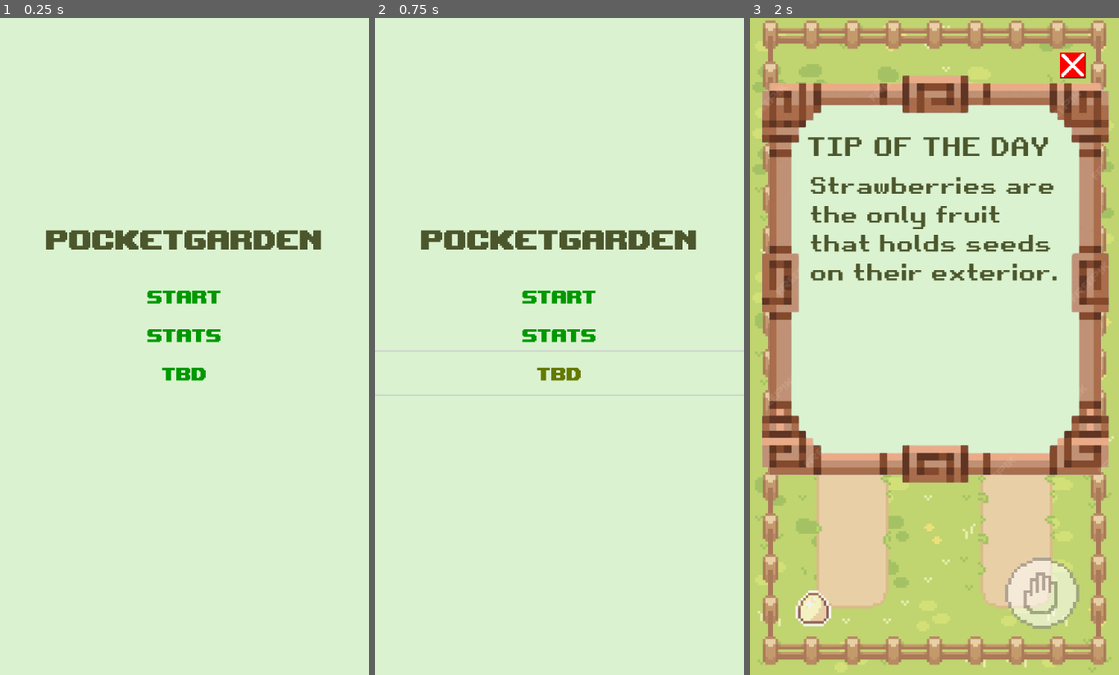
Above: before the commit, frames 1-3 (left to right).
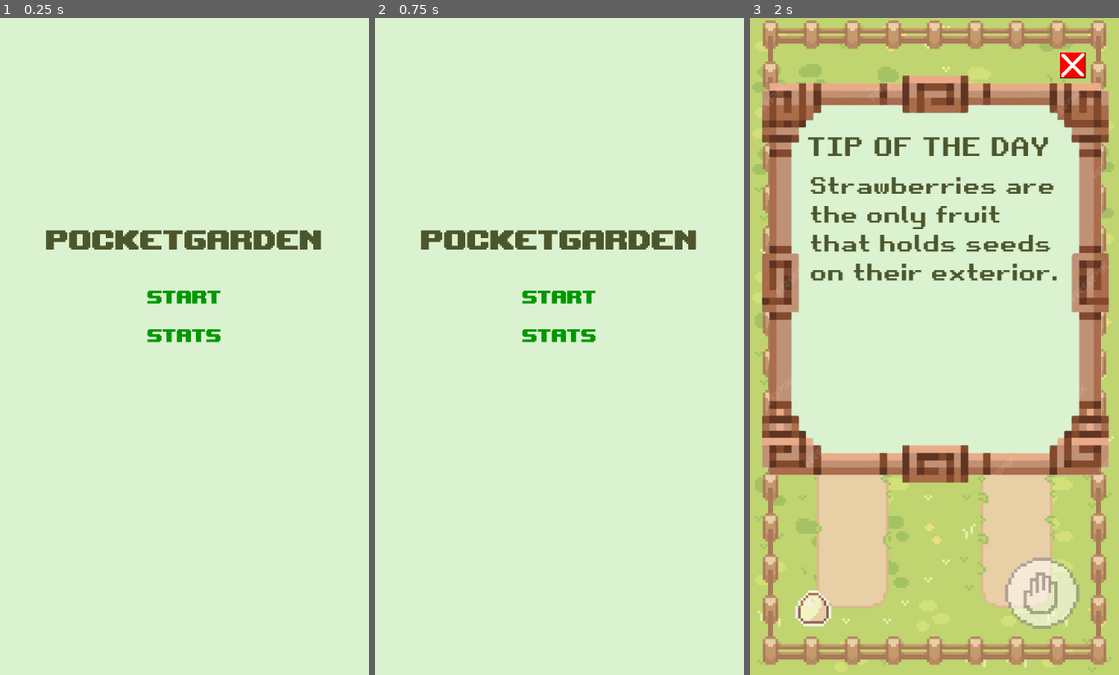
Above: after the commit, the same moments.

Repository: VGoma23/HackNC2023
Game: Godot game, scene res://game.tscn
The game is run twice, just before and just after one commit, with the same random seed, the same clock (stepped at 60 frames per second) and the same inputs.
Inputs (mouse positions are in pixels of both pictures, inside the frame that each line leads up to):
- Up to frame 1 (0.25 s): no input
- Up to frame 2 (0.75 s): click (559, 372) at 0.5 s, where only the run before the commit has a clickable "TBD"
- Up to frame 3 (2 s): click "Start" at 1.25 s

The runs differ from the first frame. In frame 1, 0.2% of the frame differs, in the area x 43-56%, y 53-56%; in frame 2, 0.4%, in the area x 0-100%, y 50-58%; in frame 3, nothing differs.

Commit message:
TBD button gone

Diff:
--- a/src/game.tscn
+++ b/src/game.tscn
@@ -53,23 +53,8 @@
 "
 flat = true
 
-[node name="Extra button" type="Button" parent="UI/Menu Buttons"]
-offset_top = 220.0
-offset_right = 576.0
-offset_bottom = 287.0
-theme_override_colors/font_color = Color(0, 0.596078, 0, 1)
-theme_override_colors/font_pressed_color = Color(0.584314, 0.419608, 0.231373, 1)
-theme_override_colors/font_hover_color = Color(0.392157, 0.47451, 0, 1)
-theme_override_colors/font_focus_color = Color(0.584314, 0.419608, 0.231373, 1)
-theme_override_colors/font_hover_pressed_color = Color(0.584314, 0.419608, 0.231373, 1)
-theme_override_fonts/font = ExtResource("1_jr2st")
-theme_override_font_sizes/font_size = 40
-text = "TBD"
-flat = true
-
 [node name="AudioStreamPlayer" type="AudioStreamPlayer" parent="."]
 stream = ExtResource("3_li8p0")
-autoplay = true
 
 [connection signal="pressed" from="UI/Menu Buttons/Start" to="." method="_on_start_pressed"]
 [connection signal="pressed" from="UI/Menu Buttons/Stats" to="." method="_on_stats_pressed"]
